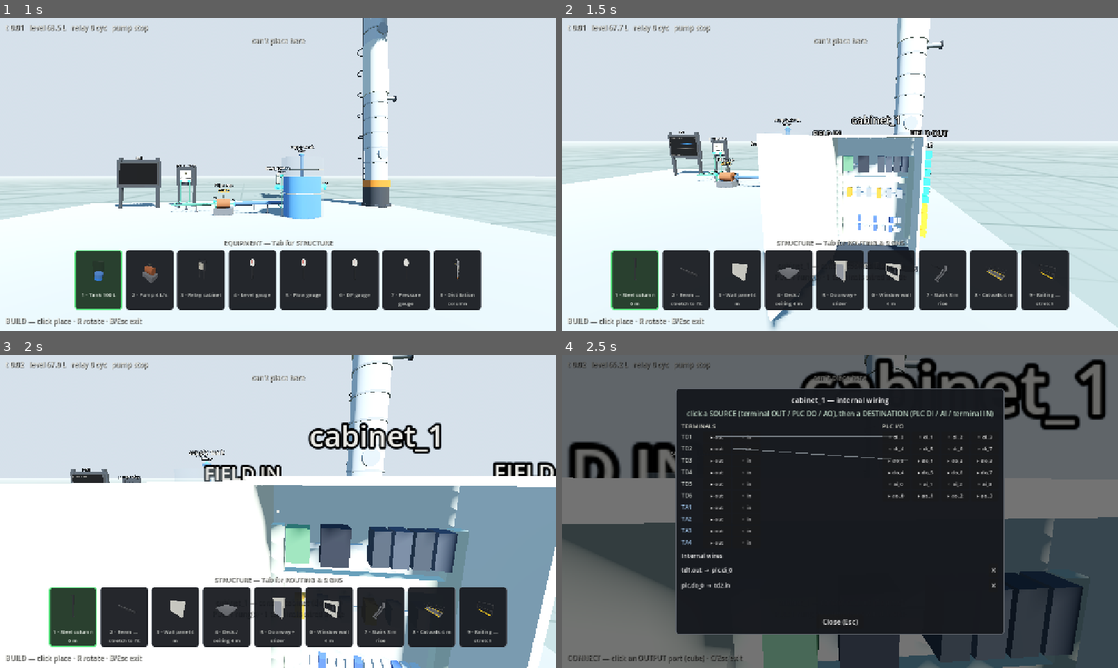
Above: before the commit, frames 1-4 (two rows, left to right).
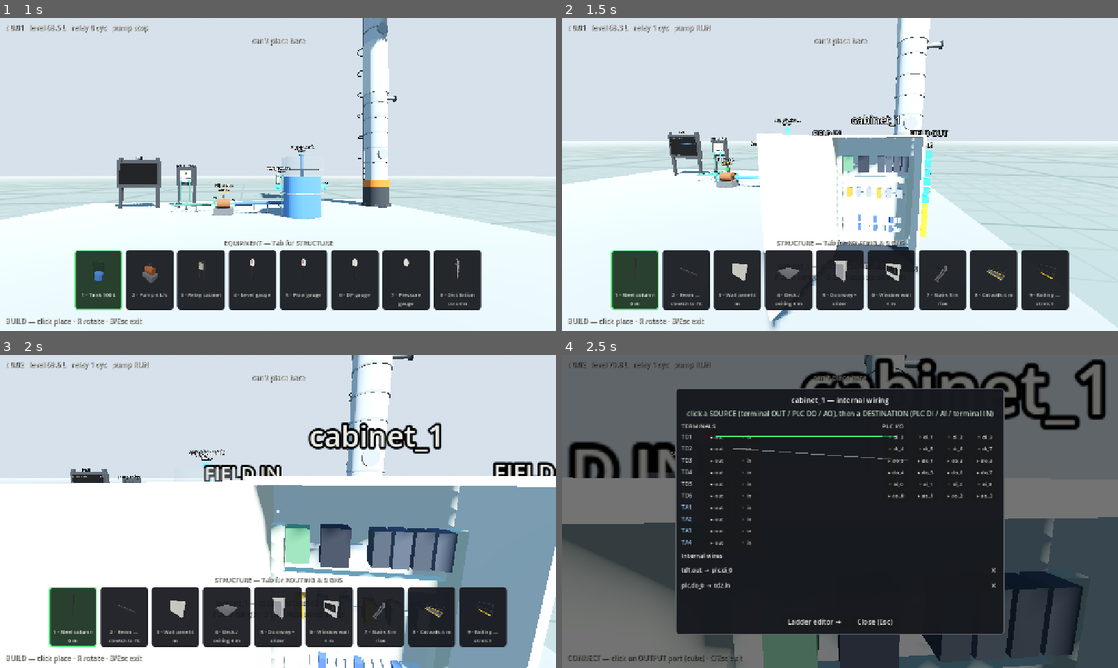
Above: after the commit, the same moments.

Repository: whharris917/flowstate
Game: Godot game, scene res://world/cabinet_probe.tscn
Two runs of this game, one before a commit and one after it. Both use one fixed random seed, a clock stepped at 60 frames per second and the inputs below. This scene is started directly instead of the project's main scene. Sound files missing from this copy of the repository are replaced by a short silence.
Inputs (mouse positions are in pixels of both pictures, inside the frame that each line leads up to):
- Up to frame 1 (1 s): move the mouse to (305, 174) at 0.52 s; hold W (move_forward) from 0.53 s (still down); hold B (build_mode) from 0.53 s (still down); click (305, 174) at 0.67 s
- Up to frame 2 (1.5 s): keep holding W (move_forward); move the mouse to (812, 174) at 1.27 s; release B (build_mode) at 1.28 s; tap Tab (catalog_page) at 1.35 s; click (812, 174) at 1.42 s
- Up to frame 3 (2 s): keep holding W (move_forward)
- Up to frame 4 (2.5 s): keep holding W (move_forward); move the mouse to (851, 505) at 2.02 s; hold C (connect_mode) from 2.03 s (still down); click (851, 505) at 2.17 s

Frame 1 is identical in both runs. In frame 2, 0.2% of the frame differs, in the area x 9-42%, y 2-53%; in frame 3, less than 0.1%; in frame 4, 0.4%, in the area x 8-60%, y 2-87%.

Commit message:
Ladder logic editor with live power flow
From the cabinet schematic, the Ladder editor button opens the PLC
program: rungs drawn between power rails, series contacts with
reference pickers (any DI / DO readback / memory / timer-done) and NC
toggles, parallel branches, one coil per rung (DO channel, memory
bit, or TON timer with an editable preset and a live accumulator
readout). Every edit applies immediately through the kernel
validator; refusals surface in the status line. The whole ladder
lights with real power flow from the scanning PLC at 10 Hz — passing
contacts and driven coils glow. Esc returns to the cabinet panel.
Verified by probe screenshot: a seal-in rung latched green feeding a
TON mid-count with its output rung honestly dark.

Co-Authored-By: Claude Fable 5 <noreply@anthropic.com>
Claude-Session: https://claude.ai/code/session_01LEpShB69R5sqJSsHUaRUU2

Diff:
--- a/game/ui/cabinet_panel.gd
+++ b/game/ui/cabinet_panel.gd
@@ -69,11 +69,21 @@
 	_wires_box.size_flags_horizontal = Control.SIZE_EXPAND_FILL
 	scroll.add_child(_wires_box)
 
+	var foot := HBoxContainer.new()
+	foot.alignment = BoxContainer.ALIGNMENT_CENTER
+	foot.add_theme_constant_override("separation", 12)
+	var ladder := Button.new()
+	ladder.text = "  Ladder editor →  "
+	ladder.pressed.connect(func() -> void:
+		var plant := _plant
+		var cab := _cab
+		visible = false
+		if plant != null and plant.ladder_panel != null:
+			plant.ladder_panel.open(plant, cab))
+	foot.add_child(ladder)
 	var close := Button.new()
 	close.text = "  Close (Esc)  "
 	close.pressed.connect(close_panel)
-	var foot := HBoxContainer.new()
-	foot.alignment = BoxContainer.ALIGNMENT_CENTER
 	foot.add_child(close)
 	column.add_child(foot)
 
--- /dev/null
+++ b/game/ui/ladder_panel.gd
@@ -0,0 +1,349 @@
+class_name LadderPanel
+extends Control
+## The PLC's ladder editor. Each rung is drawn between power rails:
+## series contacts (with NC toggles) in parallel branches on the left,
+## one coil on the right (DO channel, memory bit, or TON timer with a
+## preset). Every edit applies immediately through the kernel's
+## program validator, and the whole ladder lights with live power
+## flow from the scanning PLC — a contact glows when it passes, a
+## coil when it is driven.
+
+const GREEN := Color(0.30, 0.95, 0.45)
+const IDLE := Color(0.80, 0.82, 0.80)
+
+var _plant: Plant = null
+var _cab := ""
+var _plc: SimPLC = null
+var _model: Array = []          # same schema the kernel validates
+var _rungs_box: VBoxContainer
+var _status: Label
+var _title: Label
+var _contact_widgets: Array[Dictionary] = []   # {node, ref, nc}
+var _coil_widgets: Array[Dictionary] = []      # {node, coil}
+var _acc_labels: Array[Dictionary] = []        # {node, index}
+var _pulse := 0.0
+
+
+func _ready() -> void:
+	visible = false
+	set_anchors_and_offsets_preset(PRESET_FULL_RECT)
+	var dim := ColorRect.new()
+	dim.color = Color(0, 0, 0, 0.6)
+	dim.set_anchors_and_offsets_preset(PRESET_FULL_RECT)
+	add_child(dim)
+
+	var panel := PanelContainer.new()
+	panel.set_anchors_and_offsets_preset(PRESET_CENTER)
+	panel.grow_horizontal = GROW_DIRECTION_BOTH
+	panel.grow_vertical = GROW_DIRECTION_BOTH
+	var style := StyleBoxFlat.new()
+	style.bg_color = Color(0.08, 0.09, 0.11, 0.98)
+	style.border_color = Color(0.40, 0.42, 0.45)
+	style.set_border_width_all(2)
+	style.set_corner_radius_all(8)
+	style.set_content_margin_all(14)
+	panel.add_theme_stylebox_override("panel", style)
+	add_child(panel)
+
+	var column := VBoxContainer.new()
+	column.add_theme_constant_override("separation", 8)
+	panel.add_child(column)
+
+	_title = Label.new()
+	_title.horizontal_alignment = HORIZONTAL_ALIGNMENT_CENTER
+	_title.add_theme_font_size_override("font_size", 17)
+	column.add_child(_title)
+
+	_status = Label.new()
+	_status.horizontal_alignment = HORIZONTAL_ALIGNMENT_CENTER
+	_status.add_theme_color_override("font_color", Color(0.75, 0.85, 0.78))
+	column.add_child(_status)
+
+	var scroll := ScrollContainer.new()
+	scroll.custom_minimum_size = Vector2(860, 380)
+	column.add_child(scroll)
+	_rungs_box = VBoxContainer.new()
+	_rungs_box.size_flags_horizontal = Control.SIZE_EXPAND_FILL
+	_rungs_box.add_theme_constant_override("separation", 8)
+	scroll.add_child(_rungs_box)
+
+	var foot := HBoxContainer.new()
+	foot.alignment = BoxContainer.ALIGNMENT_CENTER
+	foot.add_theme_constant_override("separation", 12)
+	column.add_child(foot)
+	var add_rung := Button.new()
+	add_rung.text = "  + rung  "
+	add_rung.pressed.connect(func() -> void:
+		_model.append({"coil": "m_0", "logic": [[{"ref": "di_0", "nc": false}]]})
+		_apply()
+		_rebuild())
+	foot.add_child(add_rung)
+	var back := Button.new()
+	back.text = "  Back to cabinet (Esc)  "
+	back.pressed.connect(close_panel)
+	foot.add_child(back)
+
+
+func open(plant: Plant, cab_name: String) -> void:
+	_plant = plant
+	_cab = cab_name
+	var entry: Dictionary = plant.cabinets.get(cab_name, {})
+	if entry.is_empty():
+		return
+	_plc = plant.sim.get_component(str(entry["plc"])) as SimPLC
+	_model = _plc.program.duplicate(true)
+	_title.text = "%s — ladder logic" % str(entry["plc"])
+	_status.text = "contacts: pick a reference, NC for normally-closed · rungs scan top to bottom"
+	_rebuild()
+	visible = true
+	Input.mouse_mode = Input.MOUSE_MODE_VISIBLE
+
+
+func close_panel() -> void:
+	visible = false
+	var plant := _plant
+	var cab := _cab
+	_plant = null
+	_plc = null
+	if plant != null and plant.cabinet_panel != null:
+		plant.cabinet_panel.open(plant, cab)
+	else:
+		Input.mouse_mode = Input.MOUSE_MODE_CAPTURED
+
+
+func _unhandled_input(event: InputEvent) -> void:
+	if visible and event.is_action_pressed("ui_cancel"):
+		close_panel()
+		get_viewport().set_input_as_handled()
+
+
+## ---- ladder construction --------------------------------------------------
+
+func _refs() -> Array[String]:
+	var out: Array[String] = []
+	for i in range(_plc.n_di):
+		out.append("di_%d" % i)
+	for i in range(_plc.n_do):
+		out.append("do_%d" % i)
+	for i in range(_plc.mem.size()):
+		out.append("m_%d" % i)
+	for i in range(_plc.timer_acc.size()):
+		out.append("t_%d" % i)
+	return out
+
+
+func _coils() -> Array[String]:
+	var out: Array[String] = []
+	for i in range(_plc.n_do):
+		out.append("do_%d" % i)
+	for i in range(_plc.mem.size()):
+		out.append("m_%d" % i)
+	for i in range(_plc.timer_acc.size()):
+		out.append("t_%d" % i)
+	return out
+
+
+func _rebuild() -> void:
+	for old in _rungs_box.get_children():
+		old.queue_free()
+	_contact_widgets.clear()
+	_coil_widgets.clear()
+	_acc_labels.clear()
+	for rung_index in range(_model.size()):
+		_rungs_box.add_child(_rung_row(rung_index))
+	if _model.is_empty():
+		var hint := Label.new()
+		hint.text = "no rungs yet — add one below"
+		hint.horizontal_alignment = HORIZONTAL_ALIGNMENT_CENTER
+		_rungs_box.add_child(hint)
+
+
+func _rung_row(rung_index: int) -> Control:
+	var rung: Dictionary = _model[rung_index]
+	var panel := PanelContainer.new()
+	var style := StyleBoxFlat.new()
+	style.bg_color = Color(0.11, 0.12, 0.15)
+	style.set_corner_radius_all(5)
+	style.set_content_margin_all(8)
+	panel.add_theme_stylebox_override("panel", style)
+
+	var row := HBoxContainer.new()
+	row.add_theme_constant_override("separation", 8)
+	panel.add_child(row)
+
+	row.add_child(_rail())
+
+	var branches_box := VBoxContainer.new()
+	branches_box.add_theme_constant_override("separation", 4)
+	branches_box.size_flags_horizontal = Control.SIZE_EXPAND_FILL
+	row.add_child(branches_box)
+	var branches: Array = rung["logic"]
+	for branch_index in range(branches.size()):
+		branches_box.add_child(_branch_row(rung_index, branch_index))
+	var add_branch := Button.new()
+	add_branch.text = "+ parallel branch"
+	add_branch.add_theme_font_size_override("font_size", 11)
+	add_branch.pressed.connect(func() -> void:
+		(_model[rung_index]["logic"] as Array).append([{"ref": "di_0", "nc": false}])
+		_apply()
+		_rebuild())
+	branches_box.add_child(add_branch)
+
+	row.add_child(_coil_section(rung_index))
+	row.add_child(_rail())
+
+	var del := Button.new()
+	del.text = "✕"
+	del.tooltip_text = "delete rung"
+	del.pressed.connect(func() -> void:
+		_model.remove_at(rung_index)
+		_apply()
+		_rebuild())
+	row.add_child(del)
+	return panel
+
+
+func _rail() -> Control:
+	var rail := ColorRect.new()
+	rail.color = Color(0.55, 0.57, 0.60)
+	rail.custom_minimum_size = Vector2(4, 0)
+	rail.size_flags_vertical = Control.SIZE_EXPAND_FILL
+	return rail
+
+
+func _branch_row(rung_index: int, branch_index: int) -> Control:
+	var row := HBoxContainer.new()
+	row.add_theme_constant_override("separation", 4)
+	var branch: Array = (_model[rung_index]["logic"] as Array)[branch_index]
+	for element_index in range(branch.size()):
+		row.add_child(_contact(rung_index, branch_index, element_index))
+	var add := Button.new()
+	add.text = "+⊣⊢"
+	add.tooltip_text = "add a series contact"
+	add.add_theme_font_size_override("font_size", 11)
+	add.pressed.connect(func() -> void:
+		((_model[rung_index]["logic"] as Array)[branch_index] as Array).append(
+			{"ref": "di_0", "nc": false})
+		_apply()
+		_rebuild())
+	row.add_child(add)
+	return row
+
+
+func _contact(rung_index: int, branch_index: int, element_index: int) -> Control:
+	var element: Dictionary = ((_model[rung_index]["logic"] as Array)[branch_index] as Array)[element_index]
+	var box := HBoxContainer.new()
+	box.add_theme_constant_override("separation", 2)
+	var refs := _refs()
+	var picker := OptionButton.new()
+	picker.add_theme_font_size_override("font_size", 12)
+	for i in range(refs.size()):
+		picker.add_item(("[/] " if bool(element["nc"]) else "[ ] ") + refs[i], i)
+		if refs[i] == str(element["ref"]):
+			picker.select(i)
+	picker.item_selected.connect(func(index: int) -> void:
+		element["ref"] = refs[index]
+		_apply()
+		_rebuild())
+	box.add_child(picker)
+	_contact_widgets.append({"node": picker, "ref": str(element["ref"]), "nc": bool(element["nc"])})
+	var nc := CheckBox.new()
+	nc.text = "NC"
+	nc.add_theme_font_size_override("font_size", 11)
+	nc.button_pressed = bool(element["nc"])
+	nc.toggled.connect(func(on: bool) -> void:
+		element["nc"] = on
+		_apply()
+		_rebuild())
+	box.add_child(nc)
+	var del := Button.new()
+	del.text = "✕"
+	del.add_theme_font_size_override("font_size", 10)
+	del.pressed.connect(func() -> void:
+		var branch: Array = (_model[rung_index]["logic"] as Array)[branch_index]
+		branch.remove_at(element_index)
+		if branch.is_empty():
+			var branches: Array = _model[rung_index]["logic"]
+			if branches.size() > 1:
+				branches.remove_at(branch_index)
+			else:
+				_model.remove_at(rung_index)  # last contact of last branch: rung goes
+		_apply()
+		_rebuild())
+	box.add_child(del)
+	return box
+
+
+func _coil_section(rung_index: int) -> Control:
+	var rung: Dictionary = _model[rung_index]
+	var box := VBoxContainer.new()
+	box.add_theme_constant_override("separation", 2)
+	var coils := _coils()
+	var picker := OptionButton.new()
+	picker.add_theme_font_size_override("font_size", 12)
+	for i in range(coils.size()):
+		picker.add_item("( ) " + coils[i], i)
+		if coils[i] == str(rung["coil"]):
+			picker.select(i)
+	picker.item_selected.connect(func(index: int) -> void:
+		rung["coil"] = coils[index]
+		_apply()
+		_rebuild())
+	box.add_child(picker)
+	_coil_widgets.append({"node": picker, "coil": str(rung["coil"])})
+	var coil := str(rung["coil"])
+	if coil.begins_with("t_"):
+		var t_index := int(coil.split("_")[1])
+		var preset := SpinBox.new()
+		preset.min_value = 0.1
+		preset.max_value = 3600.0
+		preset.step = 0.1
+		preset.value = _plc.timer_presets[t_index]
+		preset.suffix = " s"
+		preset.value_changed.connect(func(value: float) -> void:
+			_plc.set_timer_preset(t_index, value))
+		box.add_child(preset)
+		var acc := Label.new()
+		acc.add_theme_font_size_override("font_size", 11)
+		box.add_child(acc)
+		_acc_labels.append({"node": acc, "index": t_index})
+	return box
+
+
+## Apply the model through the kernel's validator, every edit.
+func _apply() -> void:
+	if _plc == null:
+		return
+	var error := _plc.set_program(_model)
+	_status.text = "program OK — %d rung(s), applied live" % _model.size() if error == "" \
+		else "REFUSED: %s" % error
+
+
+## ---- live power flow ------------------------------------------------------
+
+func _process(delta: float) -> void:
+	if not visible or _plc == null:
+		return
+	_pulse += delta
+	if _pulse < 0.1:
+		return
+	_pulse = 0.0
+	for widget in _contact_widgets:
+		var passes: bool = _plc._read(str(widget["ref"])) != bool(widget["nc"])
+		(widget["node"] as Control).modulate = GREEN if passes else IDLE
+	for widget in _coil_widgets:
+		var coil := str(widget["coil"])
+		var index := int(coil.split("_")[1])
+		var driven := false
+		if coil.begins_with("do_"):
+			driven = _plc.do_ports[index].value > 0.5
+		elif coil.begins_with("m_"):
+			driven = _plc.mem[index]
+		else:
+			driven = _plc.timer_run[index]
+		(widget["node"] as Control).modulate = GREEN if driven else IDLE
+	for widget in _acc_labels:
+		var index: int = widget["index"]
+		(widget["node"] as Label).text = "acc %.1f / %.1f s%s" % [
+			_plc.timer_acc[index], _plc.timer_presets[index],
+			"  DONE" if _plc.timer_done[index] else ""]
--- a/game/world/cabinet_probe.gd
+++ b/game/world/cabinet_probe.gd
@@ -22,7 +22,16 @@
 		[plant.to_local(Vector3(3.0, 0.3, 0.5))])
 	plant.connect_equipment(cab + "_td1", "out", plc.comp_name, "di_0", [], false)
 	plant.connect_equipment(plc.comp_name, "do_0", cab + "_td2", "in", [], false)
-	plc.set_program([{"coil": "do_0", "logic": [[{"ref": "di_0"}]]}])
+	plc.set_program([
+		{"coil": "m_0", "logic": [
+			[{"ref": "di_0"}, {"ref": "di_1", "nc": true}],
+			[{"ref": "m_0"}, {"ref": "di_1", "nc": true}]]},
+		{"coil": "t_0", "logic": [[{"ref": "m_0"}]]},
+		{"coil": "do_0", "logic": [[{"ref": "t_0"}]]},
+	])
+	plc.set_timer_preset(0, 5.0)
+	# Force the field contact closed so power flow lights up.
+	(plant.sim.get_component("level_switch") as SimFloatSwitch).set_band(150.0, 150.0)
 
 	# Swing the door open and stand where the interior is visible.
 	var cab_view := (plant.cabinets[cab] as Dictionary)["node"] as CabinetView
@@ -37,6 +46,10 @@
 	plant.cabinet_panel.open(plant, cab)
 	await get_tree().create_timer(0.4).timeout
 	await _shot("user://probe_cabinet_panel.png")
+	plant.cabinet_panel.visible = false
+	plant.ladder_panel.open(plant, cab)
+	await get_tree().create_timer(0.6).timeout
+	await _shot("user://probe_ladder.png")
 	print("[probe] cabinet screenshots written to user://")
 	get_tree().quit()
 
--- a/game/world/plant.gd
+++ b/game/world/plant.gd
@@ -12,6 +12,7 @@
 var build_suite: bool = true   # the hall builds the aseptic annex; the sandbox doesn't
 var config_panel: RunConfigPanel = null   # injected by the world after _ready
 var cabinet_panel: CabinetPanel = null    # injected by the world after _ready
+var ladder_panel: LadderPanel = null      # injected by the world after _ready
 
 var sim: Simulation
 var historian: SimHistorian
--- a/game/world/world_base.gd
+++ b/game/world/world_base.gd
@@ -38,6 +38,9 @@
 	var cabinet_panel := CabinetPanel.new()
 	layer.add_child(cabinet_panel)
 	plant.cabinet_panel = cabinet_panel
+	var ladder_panel := LadderPanel.new()
+	layer.add_child(ladder_panel)
+	plant.ladder_panel = ladder_panel
 	var builder := BuildController.new()
 	add_child(builder)
 	builder.setup(player, plant, hud)
Not shown, added: game/ui/ladder_panel.gd.uid
Not shown, added: game/world/cabinet_probe.gd.uid
